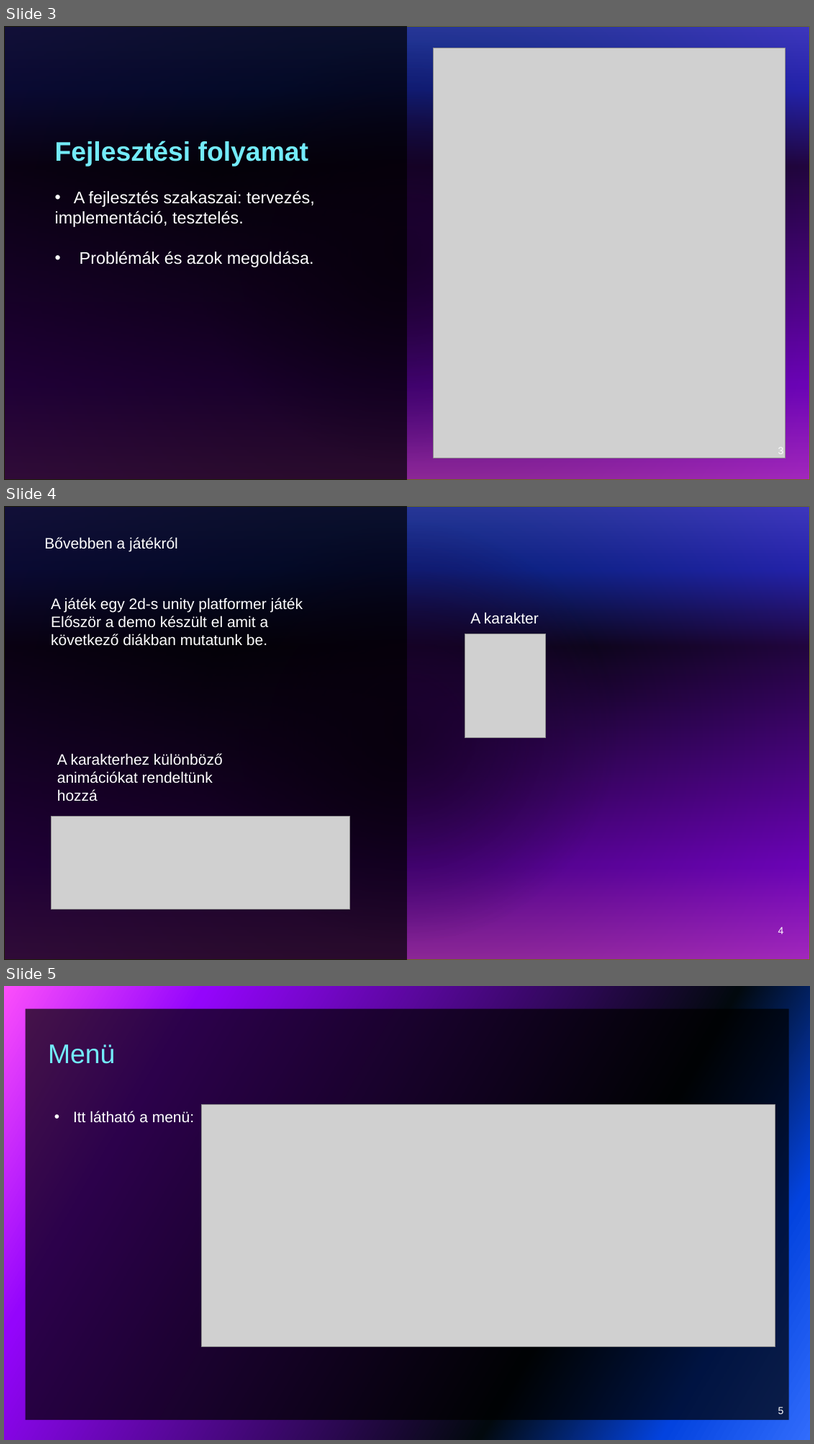
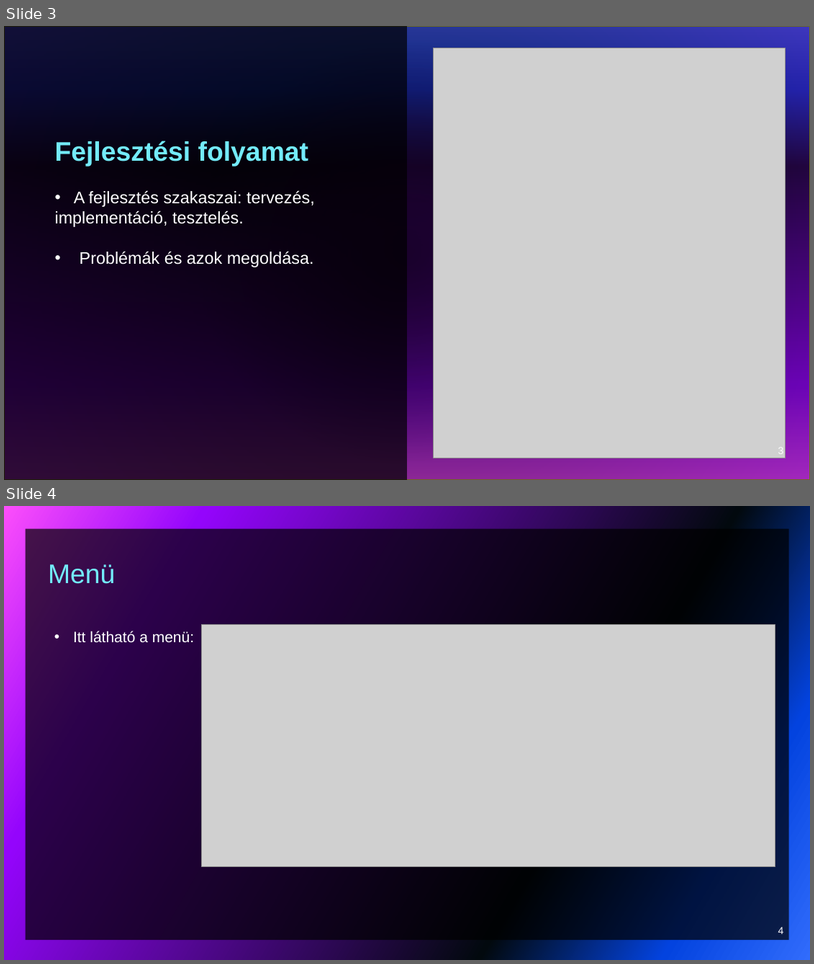
Before and after one commit to vargab3/Jumpermain, a slide deck: JUMPER.pptx. Shown one above the other, each under a label of ours: slides 3, 4 and 5 before the commit, slides 3 and 4 after it. The pictures are 814x1444 and 814x964 pixels, drawn with LibreOffice and Linux fonts; fonts in the diff are those of the drawing; grey boxes stand for pictures. Boxes give left, top, right and bottom in pixels: in the first picture for what was removed or moved away, otherwise in the second. Text is boxed around its words. In the diff, an @@ line names an element or a change of style, - is before the commit and + after.

```diff
--- a/JUMPER.pptx
+++ b/JUMPER.pptx
@@ slide 4 removed at box(4, 506, 810, 960), background gradient #316CFC to #0343DF to #02090E to #9405FC to #FC4EFB; not listed: 2 template elements that a slide beside it also shows @@
@@ text removed at box(44, 537, 178, 551) @@
-Bővebben a játékról
@@ text removed at box(51, 597, 303, 646) @@
-A játék egy 2d-s unity platformer játék
-Először a demo készült el amit a következő diákban mutatunk be.
@@ text removed at box(471, 612, 539, 624) @@
-A karakter
@@ picture removed at box(465, 633, 546, 738) @@
@@ text removed at box(57, 753, 223, 801) @@
-A karakterhez különböző animációkat rendeltünk hozzá
@@ picture removed at box(52, 816, 350, 908) @@
@@ page number removed at box(779, 926, 784, 934) @@
-4
@@ what was slide 5 is now slide 4 @@
@@ page number at box(779, 926, 784, 934): text changed @@
-5
+4
```
Also in this commit, not shown: 1 slide changed, 7 slides added, 3 other slides removed.
